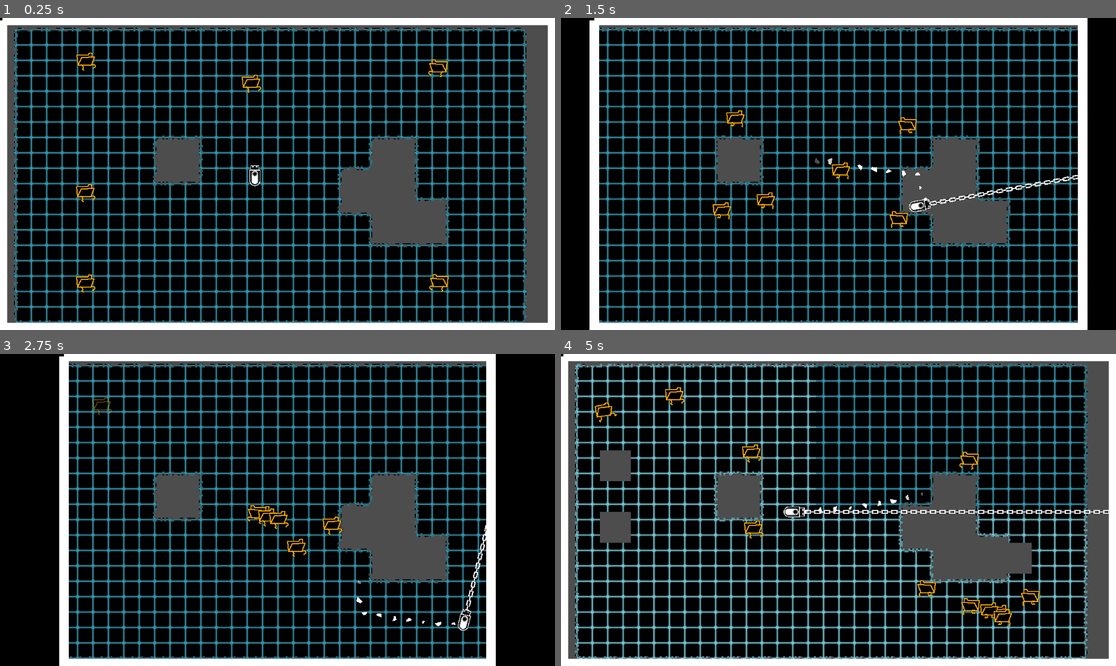
Above: before the commit, frames 1-4 (two rows, left to right).
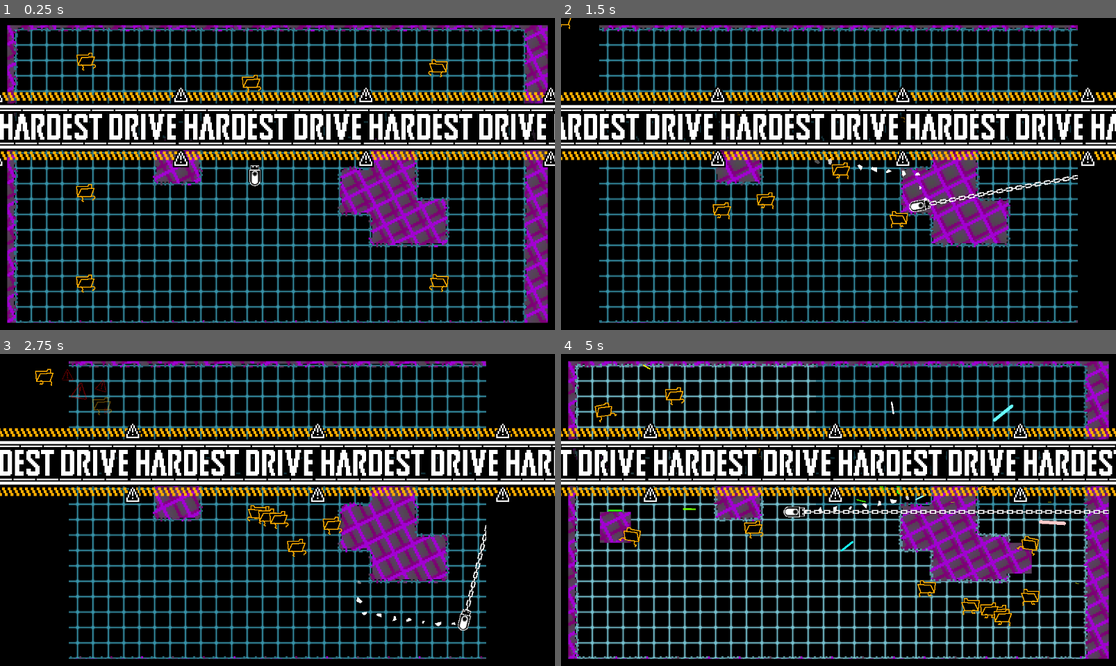
Above: after the commit, the same moments.

Repository: SomeSortOfSam/Hardest_Drive
Game: Godot game, scene res://scenes/gamplay.tscn
The game is run twice, just before and just after one commit, with the same random seed, the same clock (stepped at 60 frames per second) and the same inputs. Sound files missing from this copy of the repository are replaced by a short silence.
Inputs (mouse positions are in pixels of both pictures, inside the frame that each line leads up to):
- Up to frame 1 (0.25 s): no input
- Up to frame 2 (1.5 s): move the mouse to (960, 158) at 0.52 s; hold D (player_right) 0.53-1.28 s; click (960, 158) at 0.67 s; move the mouse to (727, 189) at 1.27 s; hold S (player_down) from 1.28 s (still down); click (727, 189) at 1.42 s
- Up to frame 3 (2.75 s): move the mouse to (333, 441) at 2.02 s; release S (player_down) at 2.03 s; hold D (player_right) from 2.03 s (still down); click (333, 441) at 2.17 s
- Up to frame 4 (5 s): move the mouse to (810, 572) at 2.77 s; release D (player_right) at 2.78 s; hold W (player_up) 2.78-3.53 s; click (810, 572) at 2.92 s; move the mouse to (1005, 556) at 3.52 s; hold A (player_left) from 3.53 s (still down); click (1005, 556) at 3.67 s; tap Space (reset_screen) at 4.15 s; move the mouse to (672, 463) at 4.27 s; click (672, 463) at 4.42 s

The runs differ from the first frame. In frame 1, 28% of the frame differs, in the area x 0-100%, y 0-100%; in frame 2, 24%; in frame 3, 23%; in frame 4, 29%.

Commit message:
added scrolling title

Diff:
--- /dev/null
+++ b/assets/scroll.gdshader
@@ -0,0 +1,9 @@
+shader_type canvas_item;
+
+uniform vec2 motion = vec2(0.0);
+uniform float scale = 1.0;
+uniform vec2 offset = vec2(0.0);
+
+void vertex(){
+	UV = (VERTEX + offset + TIME * motion) * TEXTURE_PIXEL_SIZE * (1.0/scale);
+}
--- /dev/null
+++ b/assets/scroller.tres
@@ -0,0 +1,18 @@
+[gd_resource type="ShaderMaterial" load_steps=2 format=3 uid="uid://cjd4wttdrgth8"]
+
+[sub_resource type="Shader" id="Shader_kgt2b"]
+code = "shader_type canvas_item;
+
+uniform vec2 motion = vec2(0.0);
+uniform float scale = 1.0;
+uniform vec2 offset = vec2(0.0);
+
+void vertex(){
+	UV = (VERTEX + offset + TIME * motion) * TEXTURE_PIXEL_SIZE * (1.0/scale);
+}"
+
+[resource]
+shader = SubResource("Shader_kgt2b")
+shader_parameter/motion = Vector2(-80, 0)
+shader_parameter/scale = 3.0
+shader_parameter/offset = Vector2(0, 0)
--- a/scenes/enemy.tscn
+++ b/scenes/enemy.tscn
@@ -138,13 +138,12 @@
 shape = SubResource("CircleShape2D_5qmfi")
 
 [node name="Sprite2D" type="Sprite2D" parent="."]
-visible = false
 texture = ExtResource("2_7qneq")
 hframes = 6
 
 [node name="Destroy" type="GPUParticles2D" parent="Sprite2D"]
-visible = false
 modulate = Color(1, 0, 0, 1)
+emitting = false
 amount = 6
 process_material = SubResource("ParticleProcessMaterial_qf8dk")
 texture = ExtResource("4_150kn")
--- a/scenes/gamplay.tscn
+++ b/scenes/gamplay.tscn
@@ -1,11 +1,13 @@
-[gd_scene load_steps=56 format=3 uid="uid://t8h2a41u1nip"]
+[gd_scene load_steps=61 format=3 uid="uid://t8h2a41u1nip"]
 
 [ext_resource type="Texture2D" uid="uid://b1riy46aqmn18" path="res://assets/grid_edges.png" id="1_2tgxe"]
 [ext_resource type="PackedScene" uid="uid://c6qw5oje450sv" path="res://scenes/player.tscn" id="2_7pc31"]
 [ext_resource type="Script" path="res://scripts/border_camera.gd" id="3_i8wvo"]
 [ext_resource type="Script" path="res://scripts/LetterboxCollider.gd" id="4_80nsy"]
-[ext_resource type="PackedScene" uid="uid://c0bavsp5m5qge" path="res://scenes/enemy.tscn" id="5_l7srj"]
-[ext_resource type="PackedScene" uid="uid://cm2ey8fk0fl14" path="res://scenes/enemy_spawner.tscn" id="6_yhgw7"]
+[ext_resource type="PackedScene" uid="uid://cs6q1kfpyk763" path="res://scenes/enemy.tscn" id="5_l7srj"]
+[ext_resource type="PackedScene" path="res://scenes/enemy_spawner.tscn" id="6_yhgw7"]
+[ext_resource type="PackedScene" uid="uid://4akj01upj2rh" path="res://scenes/gui.tscn" id="7_xd0wi"]
+[ext_resource type="Texture2D" uid="uid://bigkg0awe2t56" path="res://assets/angle_grid.png" id="8_f1au5"]
 
 [sub_resource type="NavigationPolygon" id="NavigationPolygon_0xnho"]
 vertices = PackedVector2Array(-16, -16, 16, -16, 16, 16, -16, 16)
@@ -879,6 +881,29 @@
 navigation_layer_0/layers = 1
 sources/1 = SubResource("TileSetAtlasSource_yqq07")
 
+[sub_resource type="Shader" id="Shader_kgt2b"]
+code = "shader_type canvas_item;
+
+uniform vec2 motion = vec2(0.0);
+uniform float scale = 1.0;
+uniform vec2 offset = vec2(0.0);
+
+void vertex(){
+	UV = (VERTEX + offset + TIME * motion) * TEXTURE_PIXEL_SIZE * (1.0/scale);
+}"
+
+[sub_resource type="ShaderMaterial" id="ShaderMaterial_fxu00"]
+shader = SubResource("Shader_kgt2b")
+shader_parameter/motion = Vector2(0, -60)
+shader_parameter/scale = 3.0
+shader_parameter/offset = Vector2(0, 0)
+
+[sub_resource type="ShaderMaterial" id="ShaderMaterial_pdd4i"]
+shader = SubResource("Shader_kgt2b")
+shader_parameter/motion = Vector2(0, 60)
+shader_parameter/scale = 3.0
+shader_parameter/offset = Vector2(0, 0)
+
 [node name="Gamplay" type="Node2D"]
 script = ExtResource("3_i8wvo")
 
@@ -904,6 +929,7 @@
 texture_repeat = 2
 points = PackedVector2Array(197, 5, 197, 417.305, 1339, 451, 1339, 5, 197, 5)
 width = 20.0
+default_color = Color(0, 0, 0, 1)
 texture_mode = 1
 
 [node name="StaticBody2D" type="StaticBody2D" parent="Camera2D"]
@@ -970,4 +996,39 @@
 [node name="EnemySpawner9" parent="." instance=ExtResource("6_yhgw7")]
 position = Vector2(291, 93)
 
+[node name="Foreground" type="CanvasLayer" parent="."]
+
+[node name="GUI" parent="Foreground" instance=ExtResource("7_xd0wi")]
+mouse_filter = 2
+
+[node name="Background" type="CanvasLayer" parent="."]
+layer = -1
+
+[node name="Control" type="TextureRect" parent="Background"]
+modulate = Color(0.478431, 0, 0.439216, 1)
+texture_filter = 1
+texture_repeat = 2
+material = SubResource("ShaderMaterial_fxu00")
+anchors_preset = 15
+anchor_right = 1.0
+anchor_bottom = 1.0
+grow_horizontal = 2
+grow_vertical = 2
+texture = ExtResource("8_f1au5")
+stretch_mode = 1
+
+[node name="Control2" type="TextureRect" parent="Background"]
+modulate = Color(0.635294, 0, 0.823529, 1)
+texture_filter = 1
+texture_repeat = 2
+material = SubResource("ShaderMaterial_pdd4i")
+anchors_preset = 15
+anchor_right = 1.0
+anchor_bottom = 1.0
+grow_horizontal = 2
+grow_vertical = 2
+texture = ExtResource("8_f1au5")
+stretch_mode = 1
+flip_h = true
+
 [connection signal="player_pull_requested" from="Camera2D/LetterboxCollider" to="." method="_on_letterbox_collider_player_pull_requested"]
--- /dev/null
+++ b/scenes/gui.tscn
@@ -0,0 +1,109 @@
+[gd_scene load_steps=10 format=3 uid="uid://4akj01upj2rh"]
+
+[ext_resource type="Material" uid="uid://cjd4wttdrgth8" path="res://assets/scroller.tres" id="1_2dviw"]
+[ext_resource type="Texture2D" uid="uid://mc61l5s0qbkp" path="res://assets/title_background_row.png" id="1_ow7ib"]
+[ext_resource type="Texture2D" uid="uid://d0yqoq2achtoy" path="res://assets/title_edges_row.png" id="2_fctjt"]
+[ext_resource type="Texture2D" uid="uid://bbdgew5rfi7fi" path="res://assets/title_text_row.png" id="2_piyd5"]
+
+[sub_resource type="Shader" id="Shader_kgt2b"]
+code = "shader_type canvas_item;
+
+uniform vec2 motion = vec2(0.0);
+uniform float scale = 1.0;
+uniform vec2 offset = vec2(0.0);
+
+void vertex(){
+	UV = (VERTEX + offset + TIME * motion) * TEXTURE_PIXEL_SIZE * (1.0/scale);
+}"
+
+[sub_resource type="ShaderMaterial" id="ShaderMaterial_6nss6"]
+shader = SubResource("Shader_kgt2b")
+shader_parameter/motion = Vector2(-20, 0)
+shader_parameter/scale = 3.0
+shader_parameter/offset = Vector2(0, 0)
+
+[sub_resource type="ShaderMaterial" id="ShaderMaterial_d6rmt"]
+shader = SubResource("Shader_kgt2b")
+shader_parameter/motion = Vector2(40, 0)
+shader_parameter/scale = 3.0
+shader_parameter/offset = Vector2(0, 0)
+
+[sub_resource type="Animation" id="Animation_k7r2u"]
+resource_name = "HideTitle"
+tracks/0/type = "bezier"
+tracks/0/imported = false
+tracks/0/enabled = true
+tracks/0/path = NodePath("TitleBG:anchor_top")
+tracks/0/interp = 1
+tracks/0/loop_wrap = true
+tracks/0/keys = {
+"handle_modes": PackedInt32Array(0, 0, 0),
+"points": PackedFloat32Array(0.2, -0.25, 0, 0.25, 0, 0.6, -0.25, 0, 0.25, 0, 0.05, -0.25, 0, 0.25, 0),
+"times": PackedFloat32Array(0, 0.4, 1)
+}
+tracks/1/type = "bezier"
+tracks/1/imported = false
+tracks/1/enabled = true
+tracks/1/path = NodePath("TitleBG:anchor_bottom")
+tracks/1/interp = 1
+tracks/1/loop_wrap = true
+tracks/1/keys = {
+"handle_modes": PackedInt32Array(0, 0, 0),
+"points": PackedFloat32Array(0.5, -0.25, 0, 0.25, 0, 0.6, -0.25, 0, 0.25, 0, 0.05, -0.25, 0, 0.25, 0),
+"times": PackedFloat32Array(0, 0.4, 1)
+}
+
+[sub_resource type="AnimationLibrary" id="AnimationLibrary_pu3nc"]
+_data = {
+"HideTitle": SubResource("Animation_k7r2u")
+}
+
+[node name="GUI" type="Control"]
+texture_filter = 1
+texture_repeat = 2
+layout_mode = 3
+anchors_preset = 15
+anchor_right = 1.0
+anchor_bottom = 1.0
+grow_horizontal = 2
+grow_vertical = 2
+
+[node name="TitleBG" type="TextureRect" parent="."]
+material = ExtResource("1_2dviw")
+layout_mode = 1
+anchors_preset = -1
+anchor_top = 0.2
+anchor_right = 1.0
+anchor_bottom = 0.5
+grow_horizontal = 2
+grow_vertical = 2
+texture = ExtResource("1_ow7ib")
+stretch_mode = 1
+
+[node name="TitleEdges" type="TextureRect" parent="TitleBG"]
+modulate = Color(1, 0.682353, 0, 1)
+material = SubResource("ShaderMaterial_6nss6")
+layout_mode = 1
+anchors_preset = 15
+anchor_right = 1.0
+anchor_bottom = 1.0
+grow_horizontal = 2
+grow_vertical = 2
+texture = ExtResource("2_fctjt")
+stretch_mode = 1
+
+[node name="TitleText" type="TextureRect" parent="TitleBG"]
+material = SubResource("ShaderMaterial_d6rmt")
+layout_mode = 1
+anchors_preset = 15
+anchor_right = 1.0
+anchor_bottom = 1.0
+grow_horizontal = 2
+grow_vertical = 2
+texture = ExtResource("2_piyd5")
+stretch_mode = 1
+
+[node name="AnimationPlayer" type="AnimationPlayer" parent="."]
+libraries = {
+"": SubResource("AnimationLibrary_pu3nc")
+}
--- a/scenes/player.tscn
+++ b/scenes/player.tscn
@@ -192,16 +192,29 @@
 "values": [PackedVector2Array(0, 0, 0, 0)]
 }
 
-[sub_resource type="Animation" id="Animation_qncsk"]
+[sub_resource type="Animation" id="Animation_k4h7x"]
 resource_name = "SpaceHit"
+length = 0.2
 tracks/0/type = "value"
 tracks/0/imported = false
 tracks/0/enabled = true
-tracks/0/path = NodePath("SpaceHit:emitting")
-tracks/0/interp = 1
-tracks/0/loop_wrap = true
-tracks/0/keys = {
-"times": PackedFloat32Array(0.2),
+tracks/0/path = NodePath("Sprite2D:frame")
+tracks/0/interp = 1
+tracks/0/loop_wrap = true
+tracks/0/keys = {
+"times": PackedFloat32Array(0, 0.1, 0.2),
+"transitions": PackedFloat32Array(1, 1, 1),
+"update": 1,
+"values": [2, 4, 0]
+}
+tracks/1/type = "value"
+tracks/1/imported = false
+tracks/1/enabled = true
+tracks/1/path = NodePath("SpaceHit:emitting")
+tracks/1/interp = 1
+tracks/1/loop_wrap = true
+tracks/1/keys = {
+"times": PackedFloat32Array(0),
 "transitions": PackedFloat32Array(1),
 "update": 1,
 "values": [true]
@@ -213,7 +226,7 @@
 "HarpoonOut": SubResource("Animation_tavd4"),
 "Pull": SubResource("Animation_7bi6j"),
 "RESET": SubResource("Animation_eg1da"),
-"SpaceHit": SubResource("Animation_qncsk")
+"SpaceHit": SubResource("Animation_k4h7x")
 }
 
 [sub_resource type="CapsuleShape2D" id="CapsuleShape2D_fxfg3"]
@@ -313,6 +326,7 @@
 
 [node name="AudioStreamPlayer" type="AudioStreamPlayer" parent="."]
 stream = ExtResource("3_6a6uj")
+volume_db = -80.0
 autoplay = true
 
 [connection signal="area_entered" from="HitBox" to="." method="_on_hit_box_area_entered"]
--- a/scripts/player.gd
+++ b/scripts/player.gd
@@ -50,6 +50,7 @@
 			stop_harpoon()
 	if event.is_action("reset_screen"):
 		stop_harpoon()
+		animator.play("SpaceHit")
 
 func start_rotation_tween(target_rotation : float):
 	rotate_tween = create_tween()
Binary file added: assets/angle_grid.png
Not shown, added: assets/angle_grid.png.import
Binary file added: assets/bar_burn.png
Not shown, added: assets/bar_burn.png.import
Binary file added: assets/hazard_zone.png
Not shown, added: assets/hazard_zone.png.import
Binary file added: assets/title_background_row.png
Not shown, added: assets/title_background_row.png.import
Binary file added: assets/title_edges_row.png
Not shown, added: assets/title_edges_row.png.import
Binary file added: assets/title_text_row.png
Not shown, added: assets/title_text_row.png.import
(and 1 more such lines)
